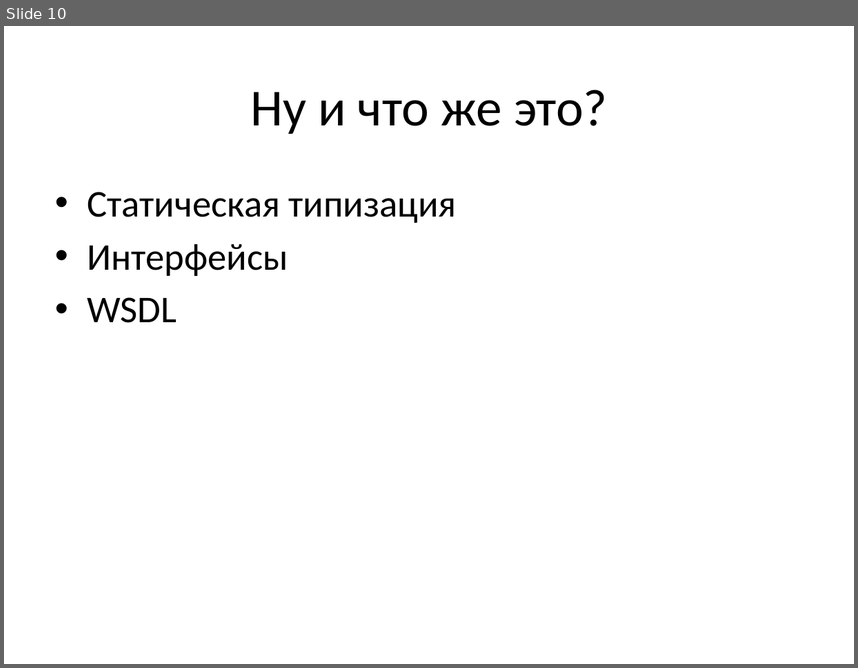
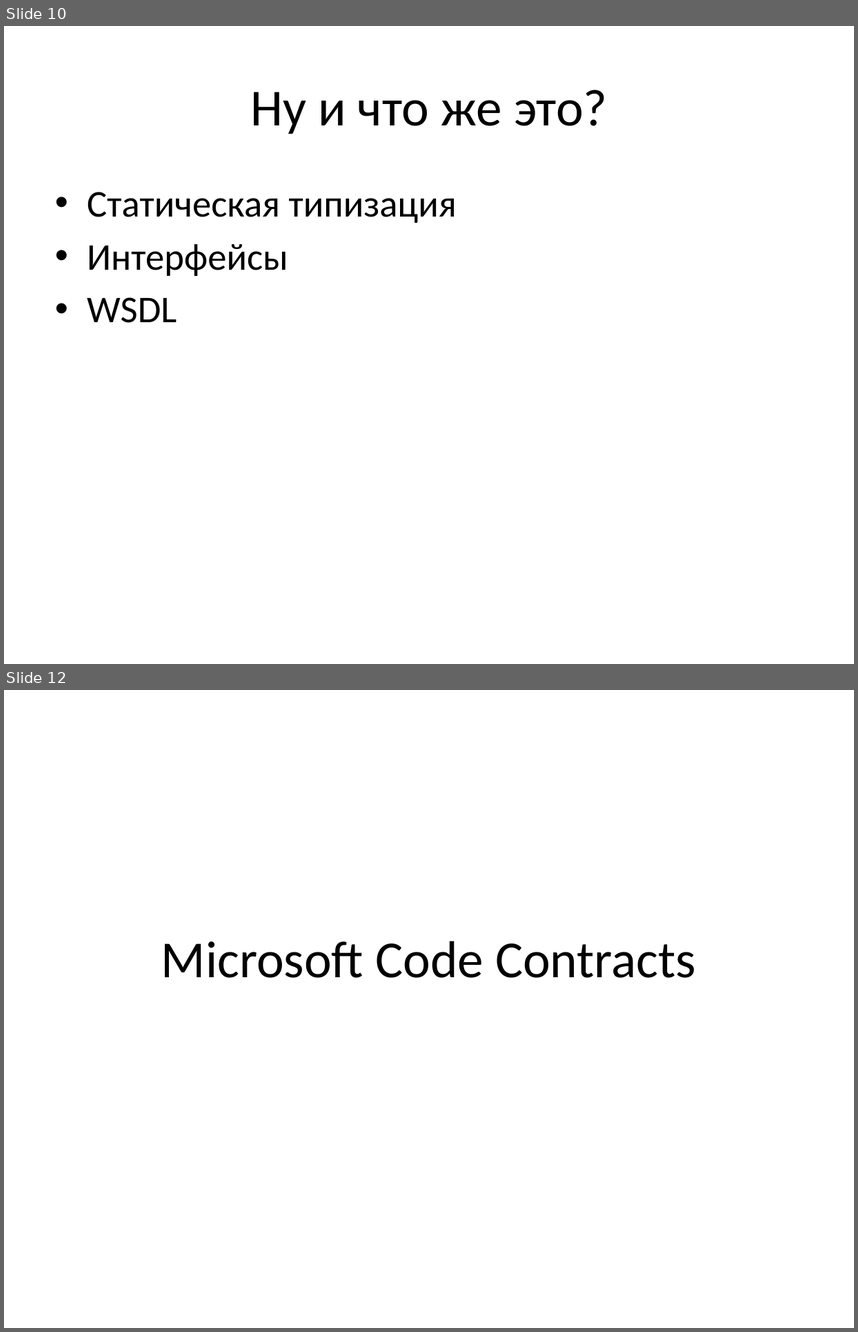
Before and after one commit to chaliy/my_talks, a slide deck: CodeContracts/Code Contracts.pptx. Shown one above the other, each under a label of ours: slide 10 before the commit, slides 10 and 12 after it; the slides between them are not shown. The pictures are 858x668 and 858x1332 pixels, drawn with LibreOffice and Linux fonts; fonts in the diff are those of the drawing. Boxes give left, top, right and bottom in pixels: in the first picture for what was removed or moved away, otherwise in the second. Text is boxed around its words. In the diff, an @@ line names an element or a change of style, - is before the commit and + after.

Commit message:
CodeContracts, added contract metafor

```diff
--- a/CodeContracts/Code Contracts.pptx
+++ b/CodeContracts/Code Contracts.pptx
@@ slide 12 added at (4, 690, 854, 1328), background #FFFFFF @@
@@ title added at (161, 940, 696, 978), 44 pt, text #000000 @@
+Microsoft Code Contracts
```
Also in this commit, not shown: 1 other slide added.
